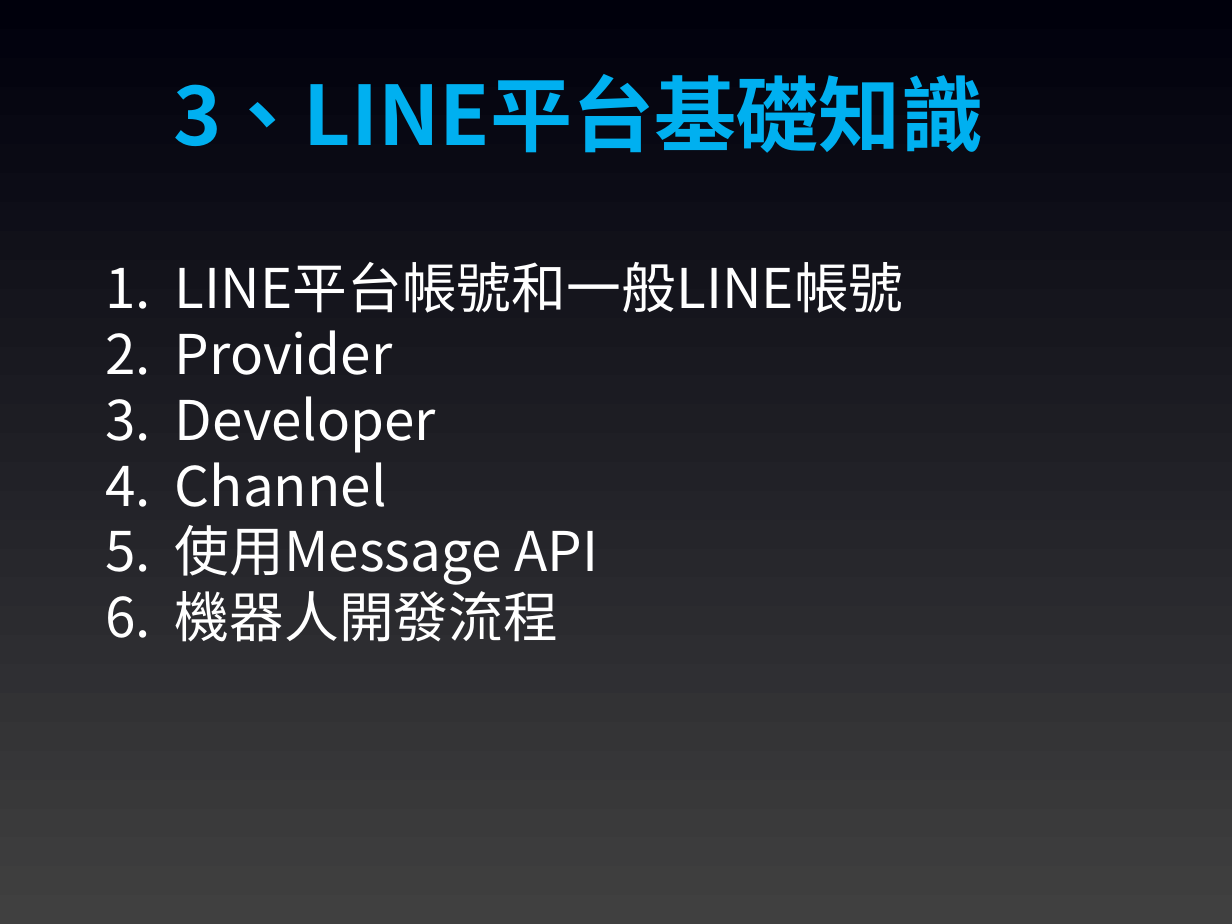
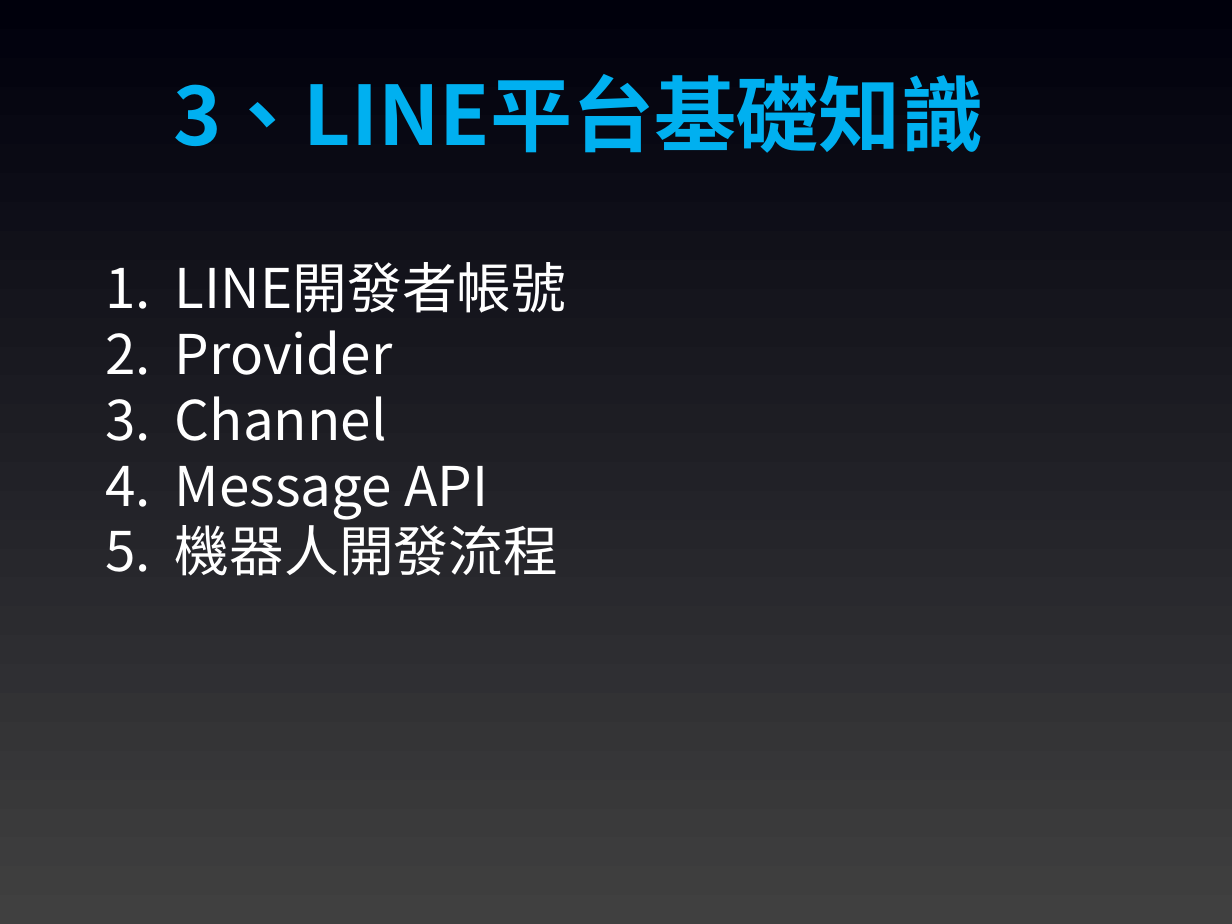
Before and after one commit to joshhu/sculinebot2024, a slide deck: slide 7 of Slides/課程大綱.pptx. Drawn at 1232x924 pixels with LibreOffice and Linux fonts; fonts in the diff are those of the drawing. Boxes give left, top, right and bottom in pixels: in the first picture for what was removed or moved away, otherwise in the second. Text is boxed around its words. In the diff, an @@ line names an element or a change of style, - is before the commit and + after.

```diff
--- a/Slides/課程大綱.pptx
+++ b/Slides/課程大綱.pptx
@@ text at [175, 262, 567, 313]: text changed @@
-1. LINE平台帳號和一般LINE帳號
+1. LINE開發者帳號
@@ text at [175, 396, 436, 453]: paragraph removed @@
-3. Developer
@@ text at [175, 466, 488, 520]: text changed @@
-5. 使用Message API
+4. Message API
```
Also in this commit, not shown: 4 other slides changed, 1 slide added, 1 slide removed, 6 other files.
